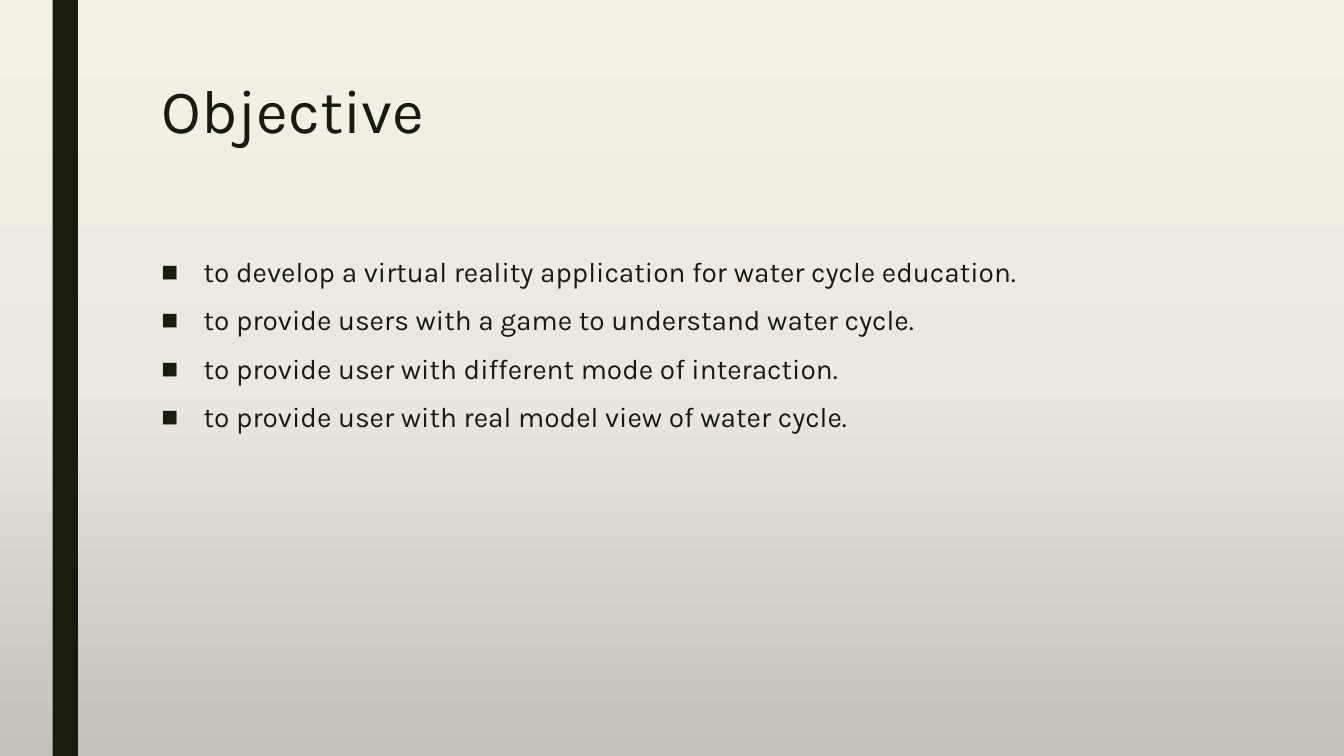
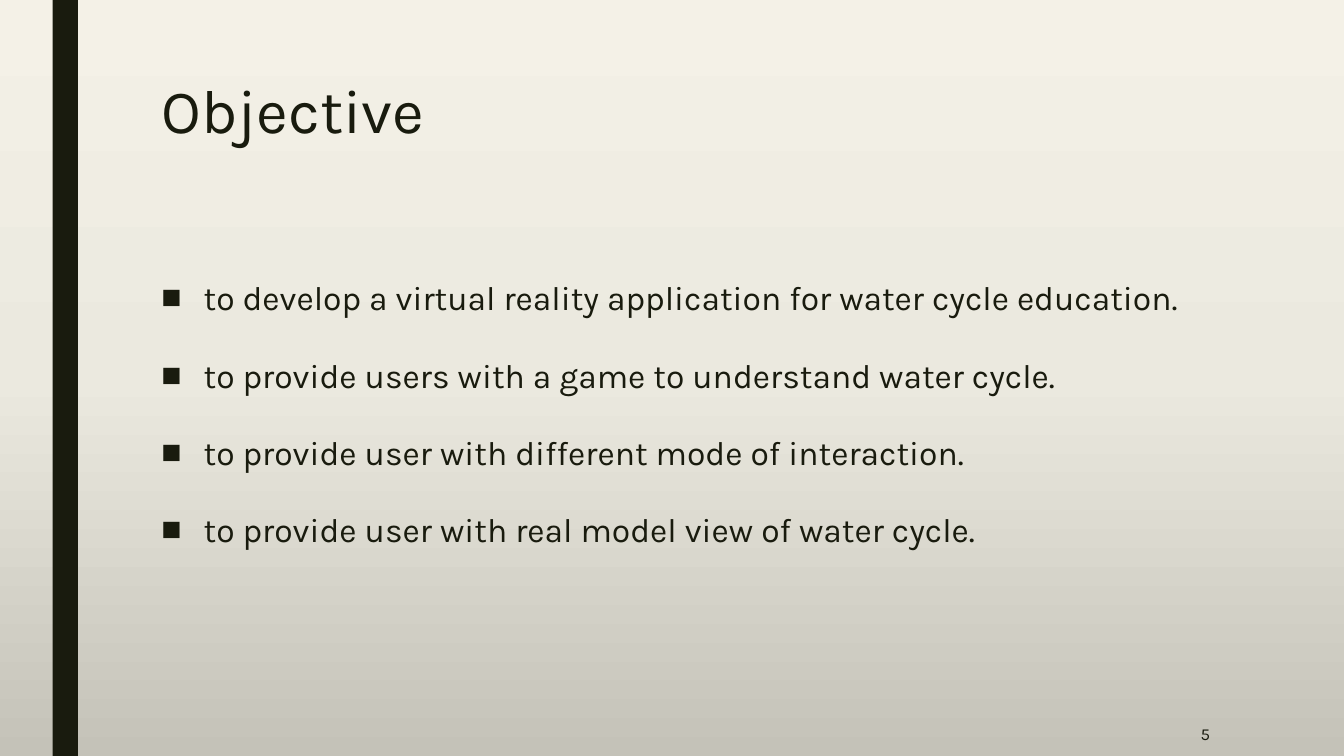
Before and after one commit to A-3li/Capstone, a slide deck: slide 5 of Capstone.pptx. Drawn at 1344x756 pixels with LibreOffice and Linux fonts; fonts in the diff are those of the drawing. Boxes give left, top, right and bottom in pixels: in the first picture for what was removed or moved away, otherwise in the second. Text is boxed around its words. In the diff, an @@ line names an element or a change of style, - is before the commit and + after.

```diff
--- a/Capstone.pptx
+++ b/Capstone.pptx
@@ text "to develop a virtual reality ..." at <box>204,287,1178,550</box>: size 20 to 24 pt; line spacing 0.94 to 1.5 @@
@@ page number added at <box>1201,729,1210,740</box>, 12 pt, text #191B0E @@
+5
```
Also in this commit, not shown: 22 other slides changed, 1 slide added.
